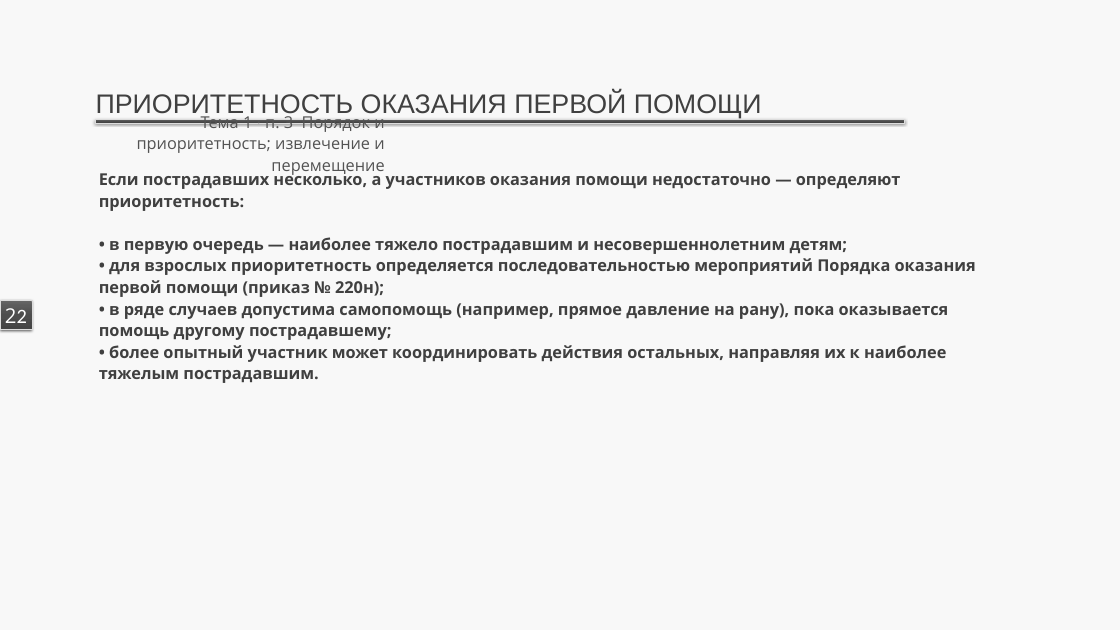
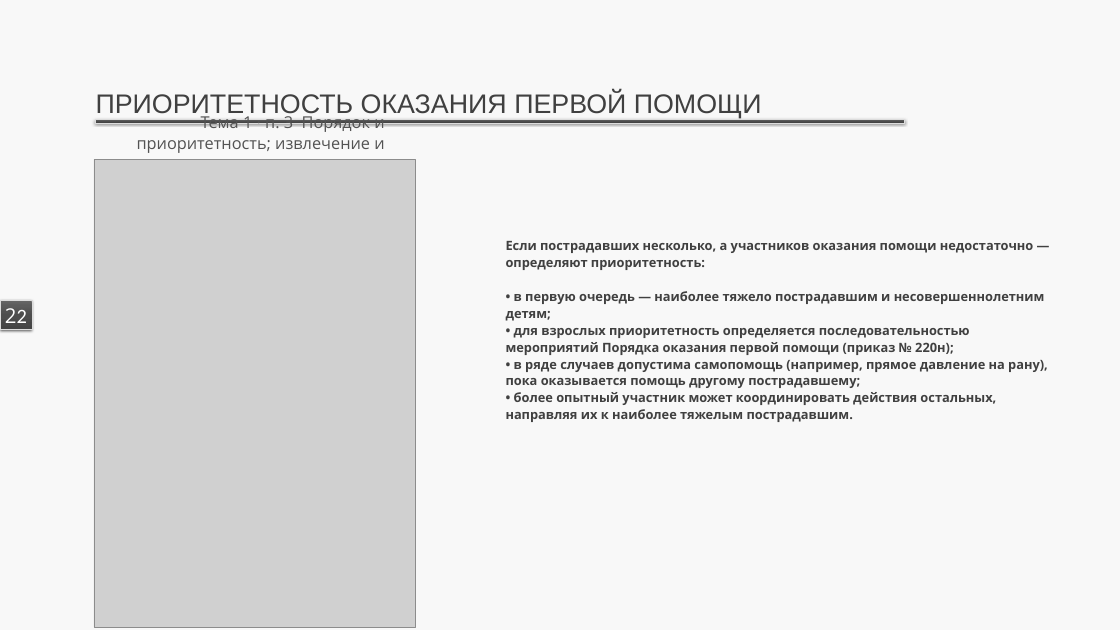
Before and after one commit to lysakalenushka-hash/-, a slide deck: slide 2 of first_aid_tema1_numbered/3_Порядок_и_приоритетность_оказания_первой_помощи.pptx. Drawn at 1120x630 pixels with LibreOffice and Linux fonts; fonts in the diff are those of the drawing; grey boxes stand for pictures. Boxes give left, top, right and bottom in pixels: in the first picture for what was removed or moved away, otherwise in the second. Text is boxed around its words. In the diff, an @@ line names an element or a change of style, - is before the commit and + after.

```diff
--- a/first_aid_tema1_numbered/3_Порядок_и_приоритетность_оказания_первой_помощи.pptx
+++ b/first_aid_tema1_numbered/3_Порядок_и_приоритетность_оказания_первой_помощи.pptx
@@ picture added at (x1=94, y1=159, x2=415, y2=627) @@
@@ text "Если пострадавших несколько, а участников ..." moved from (x1=99, y1=170, x2=976, y2=383) to (x1=506, y1=241, x2=1048, y2=422) @@
@@ text "Если пострадавших несколько, а участников ..." at (x1=506, y1=241, x2=1048, y2=422): size 28 to 22 pt @@
```
Also in this commit, not shown: 8 other slides changed, 6 other files.
